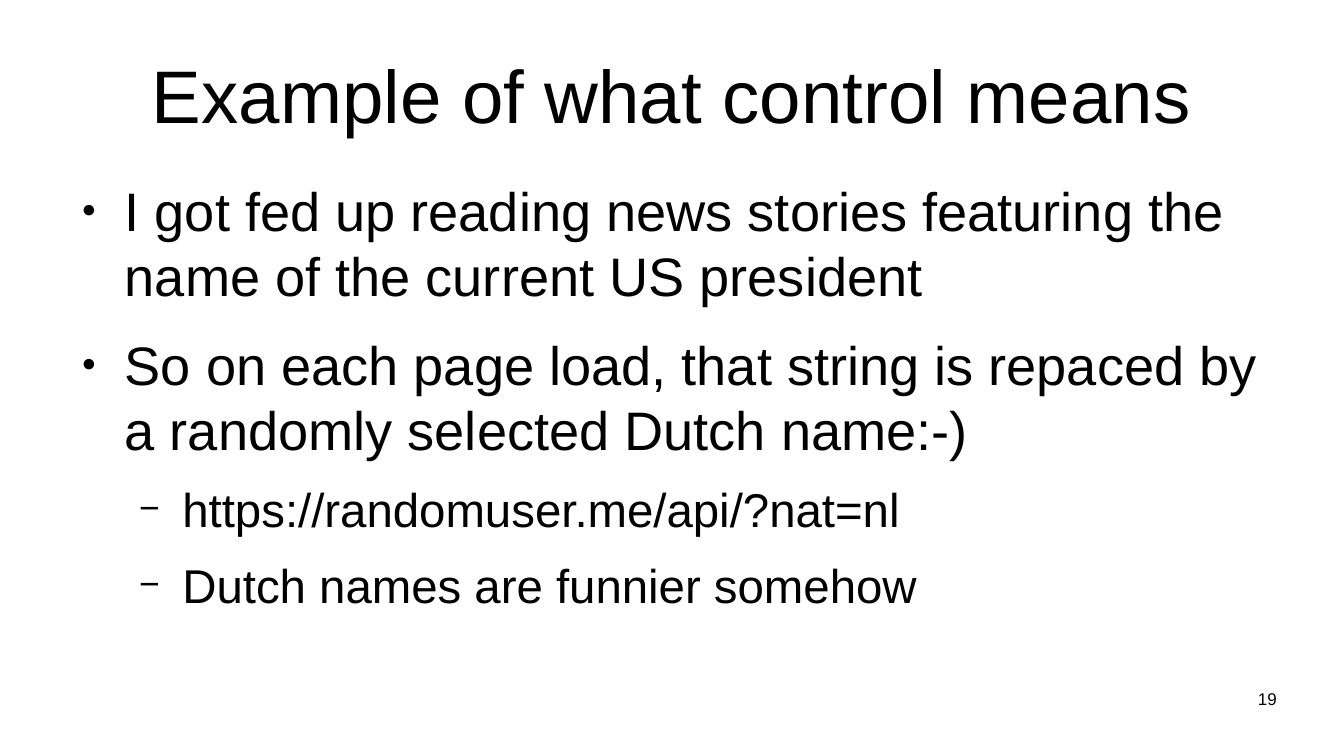
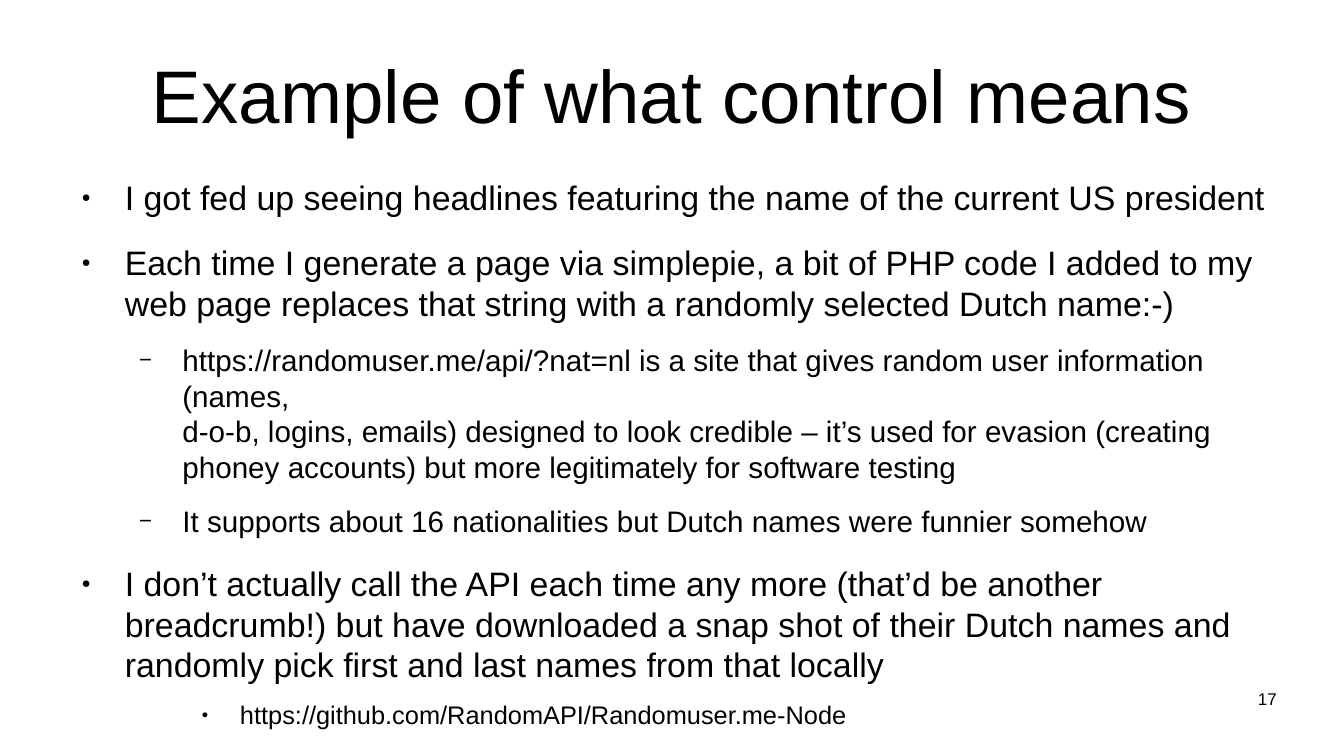
Before and after one commit to sftcd/witidtm, a slide deck: slide 17 of lectures/300-jellie.odp (slide 19 before the commit). Drawn at 1344x756 pixels with LibreOffice and Linux fonts; fonts in the diff are those of the drawing. Boxes give left, top, right and bottom in pixels: in the first picture for what was removed or moved away, otherwise in the second. Text is boxed around its words. In the diff, an @@ line names an element or a change of style, - is before the commit and + after.

Commit message:
moar news

```diff
--- a/lectures/300-jellie.odp
+++ b/lectures/300-jellie.odp
@@ text at box(125, 185, 1264, 730): text changed; size 32 to 20 pt @@
-● I got fed up reading news stories featuring the name of the current US president
-● So on each page load, that string is repaced by a randomly selected Dutch name:-)
-  − https://randomuser.me/api/?nat=nl
-  − Dutch names are funnier somehow
+● I got fed up seeing headlines featuring the name of the current US president
+● Each time I generate a page via simplepie, a bit of PHP code I added to my web page replaces that string with a randomly selected Dutch name:-)
+  − https://randomuser.me/api/?nat=nl is a site that gives random user information (names,
+    d-o-b, logins, emails) designed to look credible – it’s used for evasion (creating phoney accounts) but more legitimately for software testing
+  − It supports about 16 nationalities but Dutch names were funnier somehow
+● I don’t actually call the API each time any more (that’d be another breadcrumb!) but have downloaded a snap shot of their Dutch names and randomly pick first and last names from that locally
+    ● https://github.com/RandomAPI/Randomuser.me-Node
@@ page number at box(1258, 693, 1277, 705): text changed @@
-19
+17
```
Also in this commit, not shown: 4 other slides changed, 5 slides added, 1 other file.
